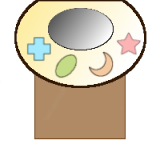
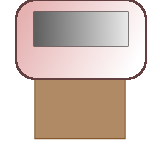
Layers edited between the first and the second 160px x 160px image:
hid "cream_oven_buttons" over bbox(26, 31, 142, 79)
hid "view" over bbox(48, 8, 114, 51)
added layer "toping oven view" above "toping oven border" over bbox(33, 11, 129, 47)
added layer "toping oven border" above "oven copy#3" over bbox(15, 0, 147, 80)
added layer "oven copy#3" above "oven copy#2" over bbox(16, 0, 146, 79)
hid "oven copy#2" over bbox(0, 1, 144, 120)
hid "oven copy#1" over bbox(14, 0, 147, 88)
